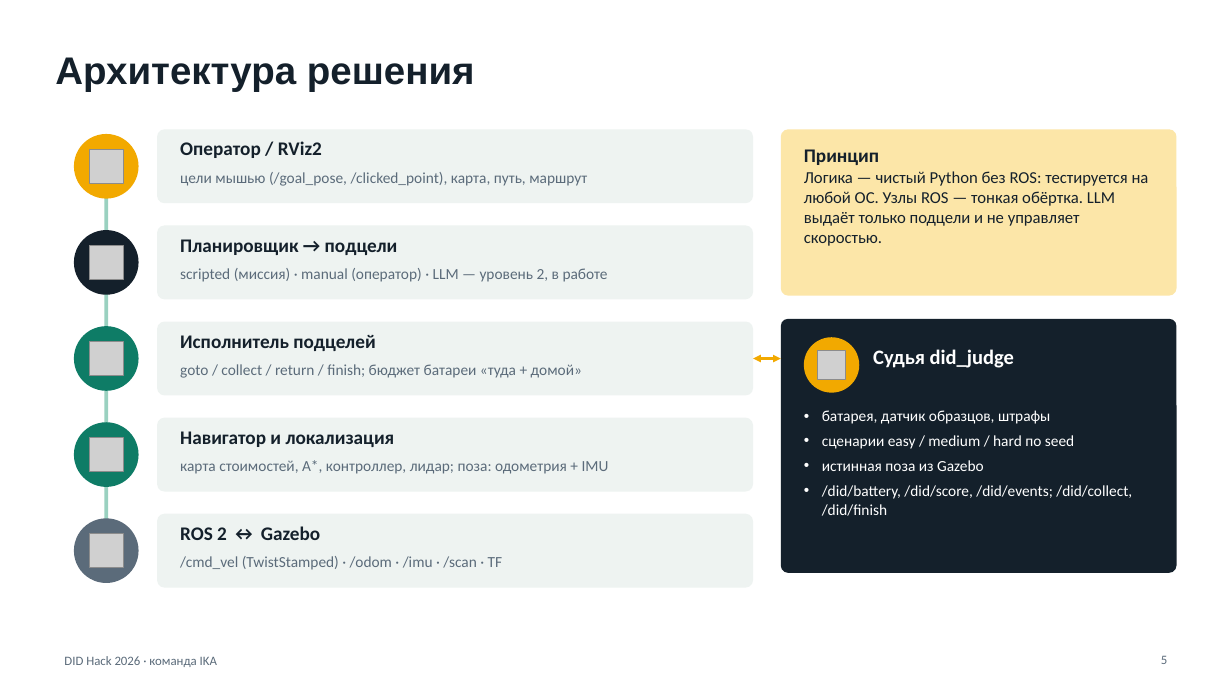
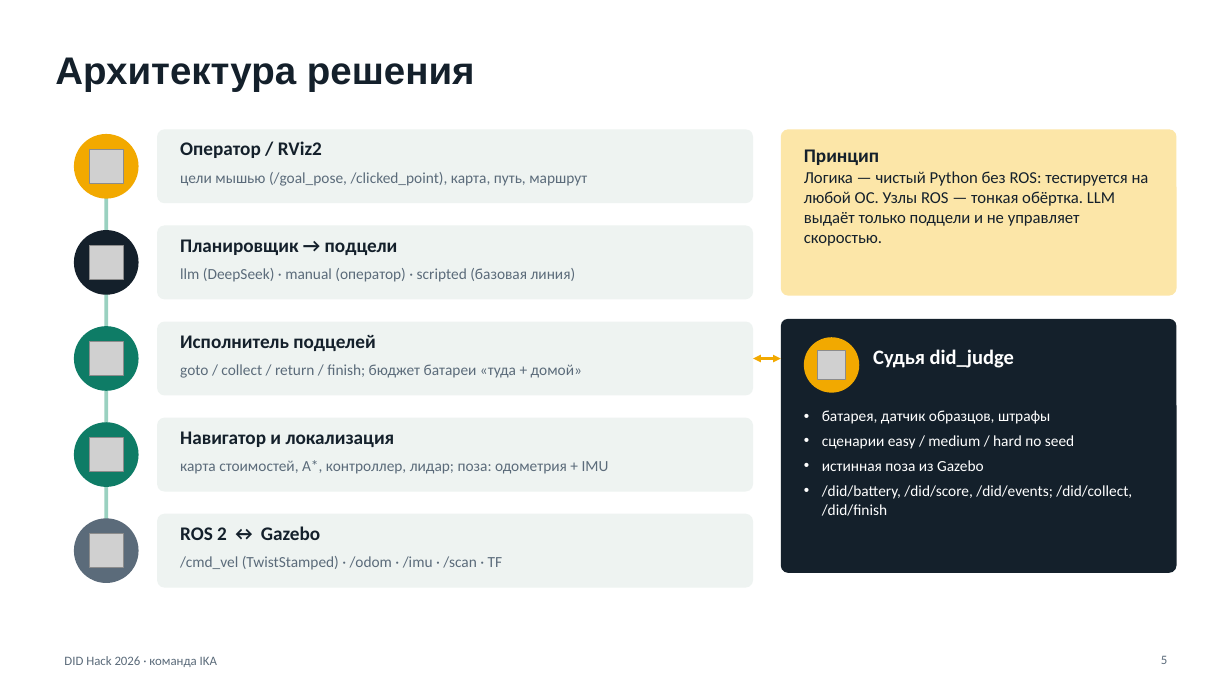
Before and after one commit to TwoToTango123/innopolis-agent-turtle, a slide deck: slide 5 of docs/DID_Hack_IKA_Защита_прототипа.pptx. Drawn at 1232x693 pixels with LibreOffice and Linux fonts; fonts in the diff are those of the drawing; grey boxes stand for pictures. Boxes give left, top, right and bottom in pixels: in the first picture for what was removed or moved away, otherwise in the second. Text is boxed around its words. In the diff, an @@ line names an element or a change of style, - is before the commit and + after.

```diff
--- a/docs/DID_Hack_IKA_Защита_прототипа.pptx
+++ b/docs/DID_Hack_IKA_Защита_прототипа.pptx
@@ text at box(180, 268, 576, 282): text changed @@
-scripted (миссия) · manual (оператор) · LLM — уровень 2, в работе
+llm (DeepSeek) · manual (оператор) · scripted (базовая линия)
```
Also in this commit, not shown: 8 other slides changed, 2 slides added.
